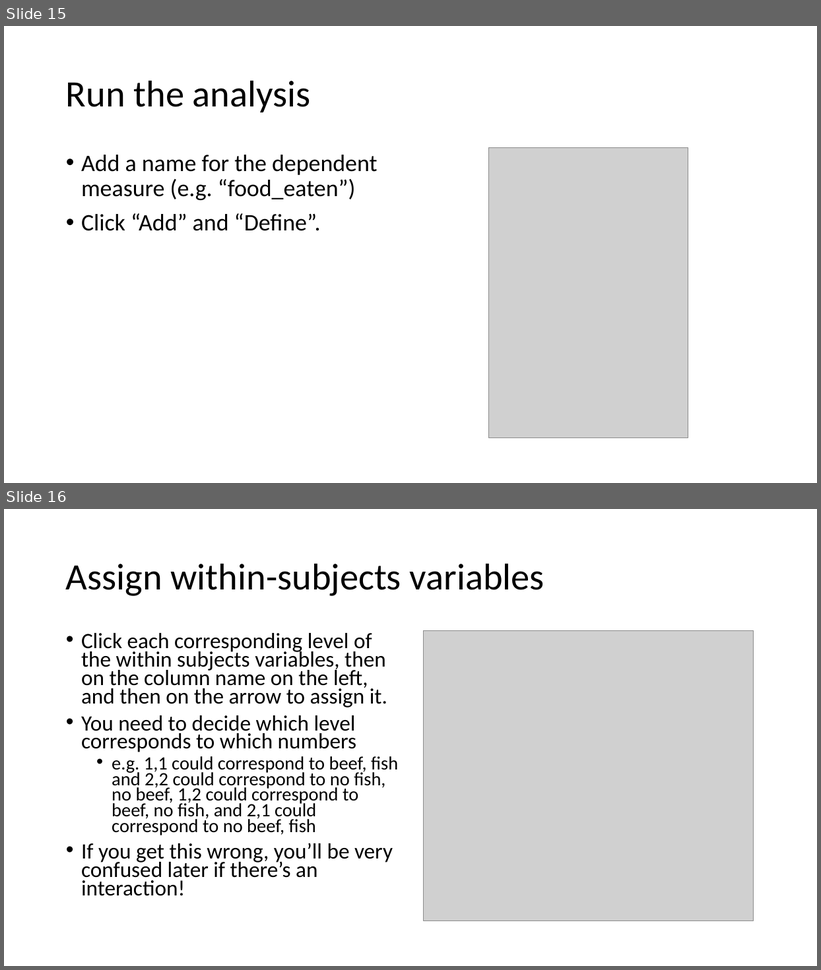
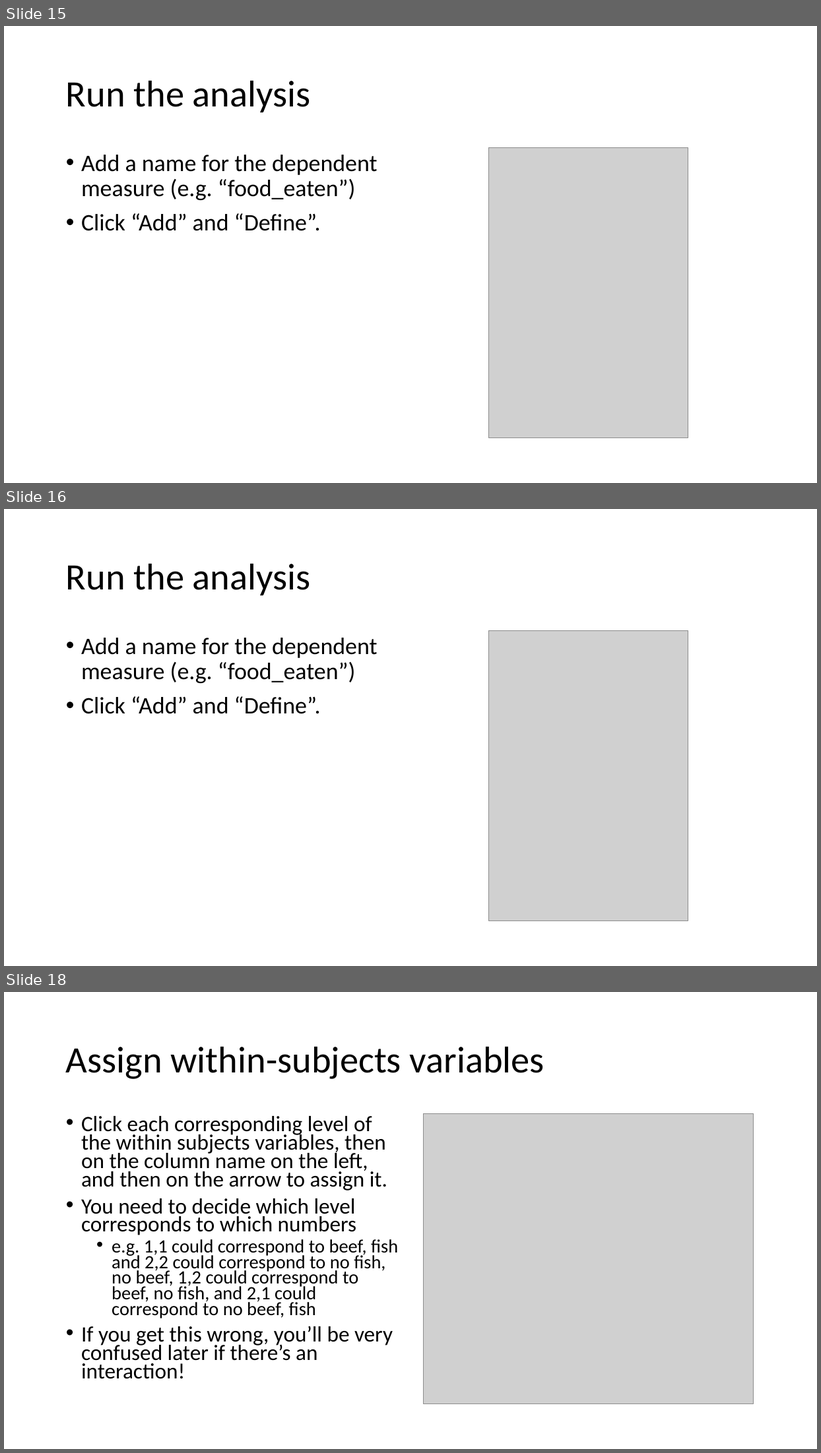
Before and after one commit to bernhardangele/BU-adv-stats, a slide deck: Homework 4/Homework 4 in SPSS.pptx. Shown one above the other, each under a label of ours: slides 15 and 16 before the commit, slides 15, 16 and 18 after it; the slides between them are not shown. The pictures are 821x970 and 821x1453 pixels, drawn with LibreOffice and Linux fonts; fonts in the diff are those of the drawing; grey boxes stand for pictures. Boxes give left, top, right and bottom in pixels: in the first picture for what was removed or moved away, otherwise in the second. Text is boxed around its words. In the diff, an @@ line names an element or a change of style, - is before the commit and + after.

```diff
--- a/Homework 4/Homework 4 in SPSS.pptx
+++ b/Homework 4/Homework 4 in SPSS.pptx
@@ slide 16 added at (4,509,817,966), background #FFFFFF @@
@@ title added at (66,563,311,595), 44 pt, text #000000 @@
+Run the analysis
@@ text added at (81,638,377,714), 28 pt, text #000000 @@
+• Add a name for the dependent measure (e.g. “food_eaten”)
+• Click “Add” and “Define”.
@@ picture added at (489,631,688,921) @@
@@ what was slide 16 is now slide 18 @@
```
Also in this commit, not shown: 1 slide changed, 2 other slides added.
